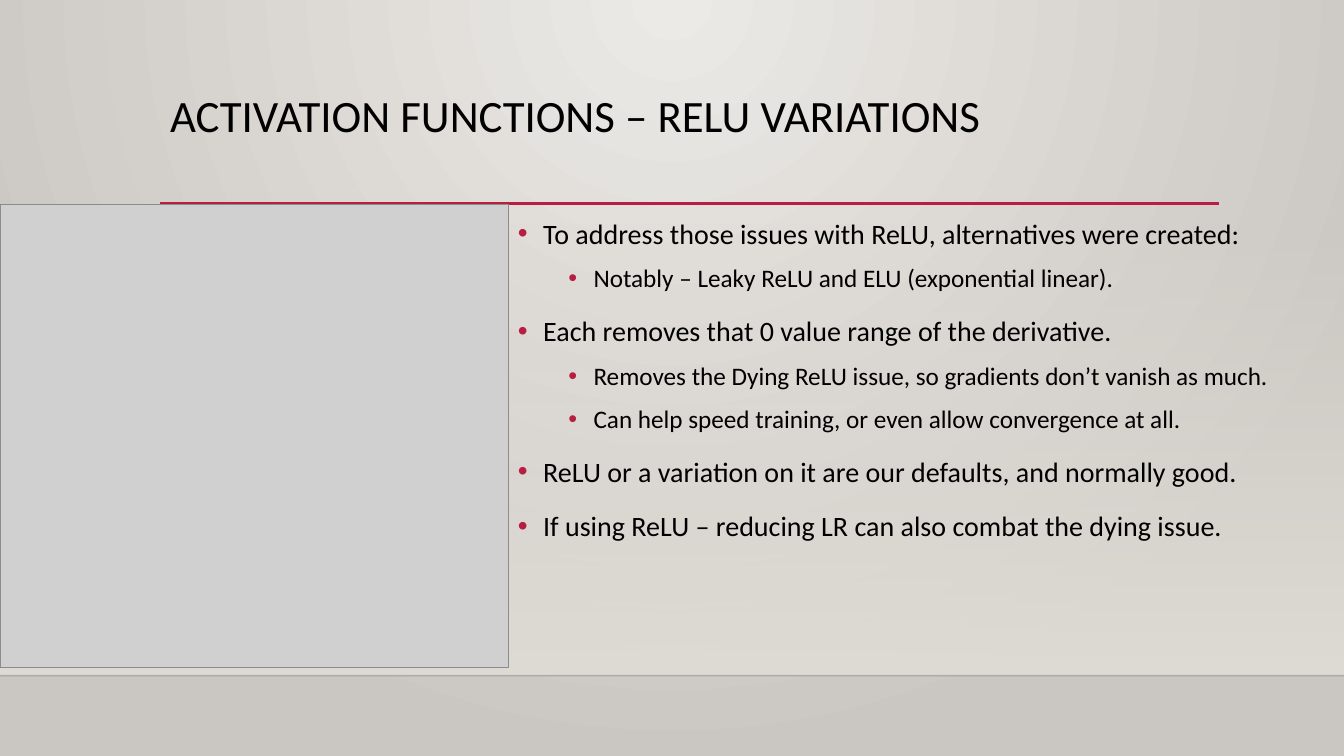
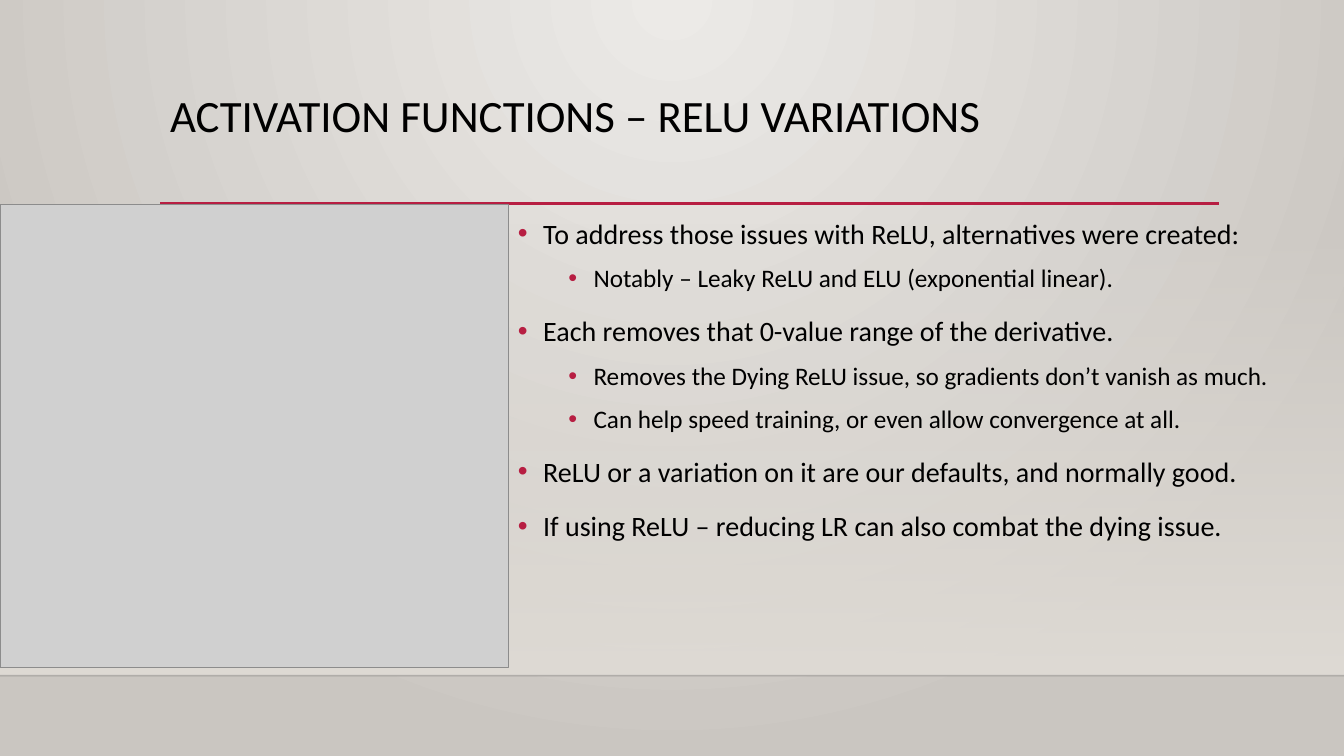
Before and after one commit to calvint13/Intro_to_Machine_Learning_Student_Workbooks, a slide deck: slide 17 of reference_content/Slides/tensorflow_optimization.pptx (slide 14 before the commit). Drawn at 1344x756 pixels with LibreOffice and Linux fonts; fonts in the diff are those of the drawing; grey boxes stand for pictures; background and template pictures are left out. Boxes give left, top, right and bottom in pixels: in the first picture for what was removed or moved away, otherwise in the second. Text is boxed around its words. In the diff, an @@ line names an element or a change of style, - is before the commit and + after.

```diff
--- a/reference_content/Slides/tensorflow_optimization.pptx
+++ b/reference_content/Slides/tensorflow_optimization.pptx
@@ text at [543, 321, 1113, 346]: text changed @@
-• Each removes that 0 value range of the derivative.
+• Each removes that 0-value range of the derivative.
```
Also in this commit, not shown: 6 slides added, 5 other files.
